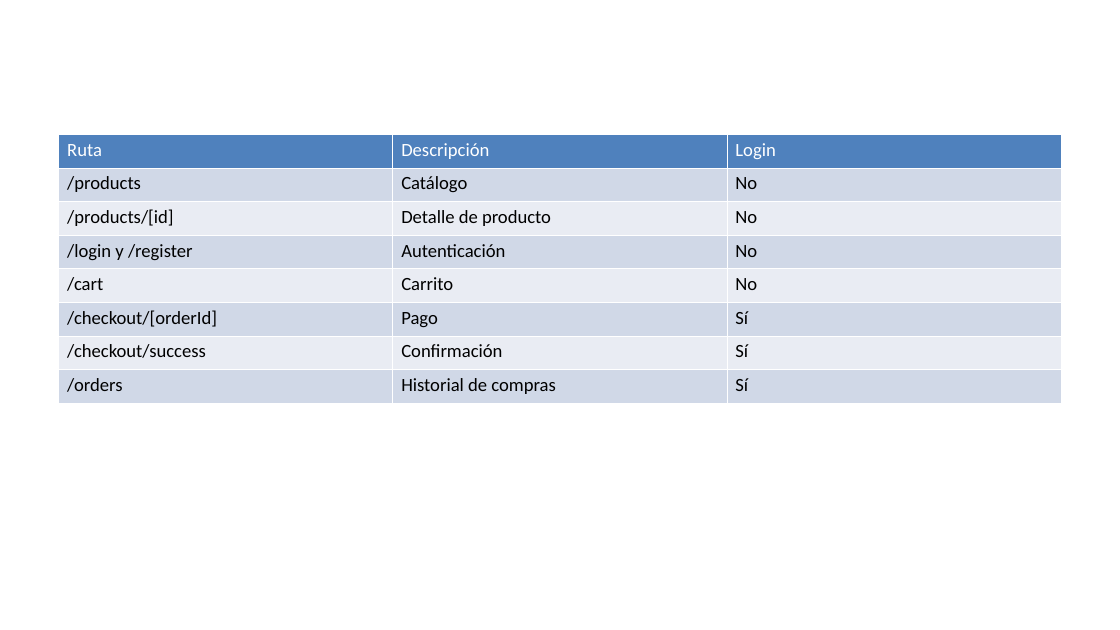
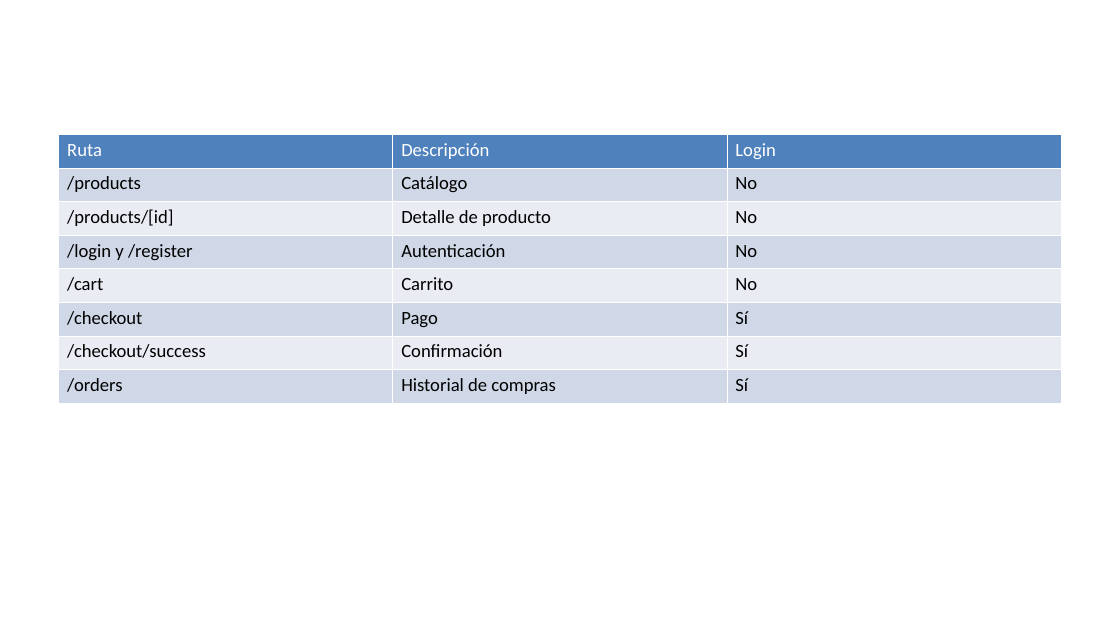
Before and after one commit to Nehemias94/WebVitals, a slide deck: slide 5 of docs/Presentacion_Frontend_Ecommerce.pptx. Drawn at 1120x630 pixels with LibreOffice and Linux fonts; fonts in the diff are those of the drawing. Boxes give left, top, right and bottom in pixels: in the first picture for what was removed or moved away, otherwise in the second. Text is boxed around its words. In the diff, an @@ line names an element or a change of style, - is before the commit and + after.

```diff
--- a/docs/Presentacion_Frontend_Ecommerce.pptx
+++ b/docs/Presentacion_Frontend_Ecommerce.pptx
@@ table at <box>59,134,1062,403</box> @@
-row 6, column 1: /checkout/[orderId]
+row 6, column 1: /checkout
```
Also in this commit, not shown: 3 slides added, 2 slides removed, 35 other files.
